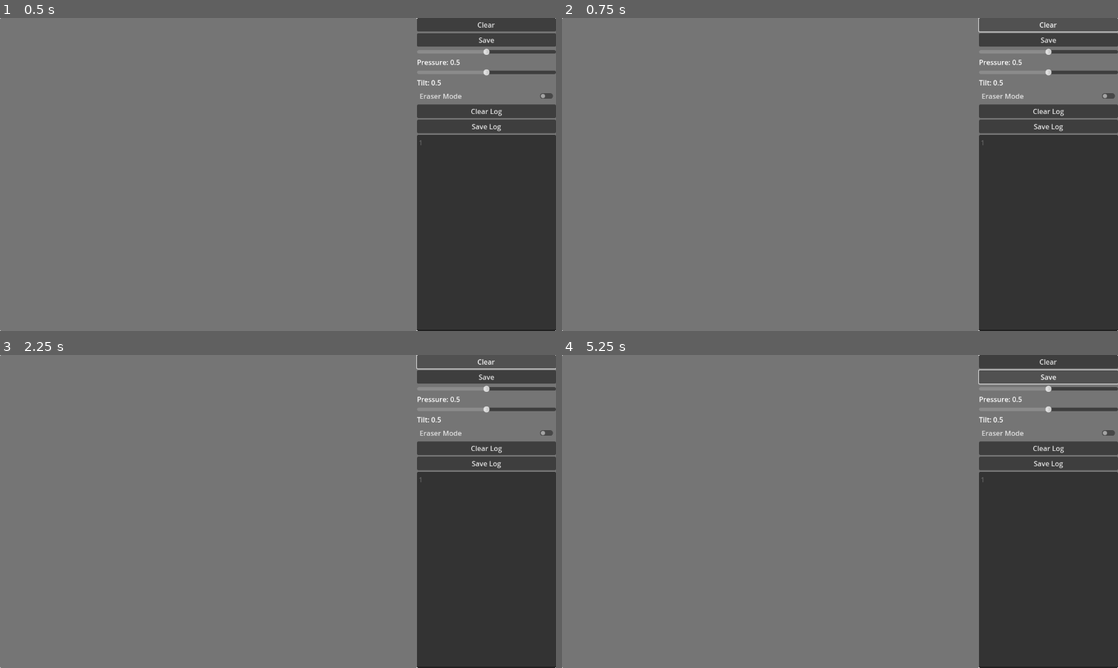
Above: before the commit, frames 1-4 (two rows, left to right).
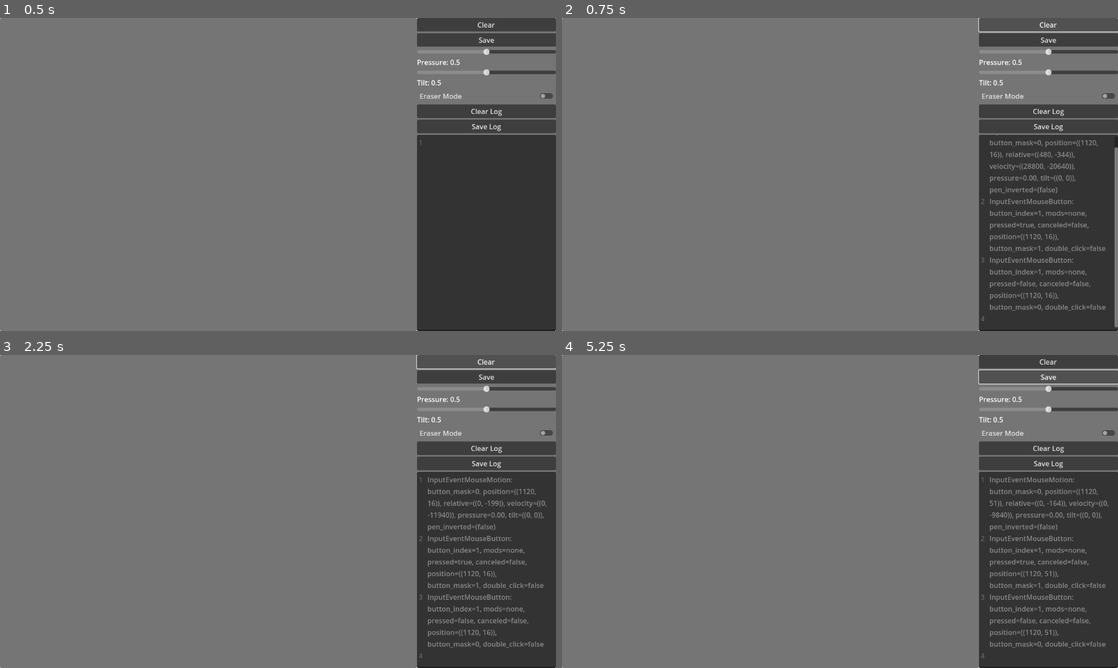
Above: after the commit, the same moments.

Repository: ipeerbhai/HumanMachine
Game: Godot game, scene res://main.tscn
Two runs of this game, one before a commit and one after it. Both use one fixed random seed, a clock stepped at 60 frames per second and the inputs below.
Inputs:
- Up to frame 1 (0.5 s): no input
- Up to frame 2 (0.75 s): click "Clear" at 0.5 s
- Up to frame 3 (2.25 s): click "Clear Log" at 1.25 s; click "Clear" at 2 s
- Up to frame 4 (5.25 s): click "Clear Log" at 2.75 s; click "Clear" at 3.5 s; click "Clear Log" at 4.25 s; click "Save" at 5 s

Frame 1 is identical in both runs. In frame 2, 2.1% of the frame differs, in the area x 75-100%, y 37-99%; in frame 3, 1.9%; in frame 4, 1.8%.

Commit message:
Unkown changes to make MPP work.

Diff:
--- a/Projects/DownWithMPP/src/main.gd
+++ b/Projects/DownWithMPP/src/main.gd
@@ -4,10 +4,12 @@
 var erasing = false
 var current_line: Line2D = null
 var lines = []
+
 var min_pressure = 0.1
 var max_pressure = 1.0
 var min_width = 1.0
 var max_width = 10.0
+
 var pressure_sensitivity = 0.5
 var tilt_sensitivity = 0.5
 var erase_mode = false
@@ -15,100 +17,50 @@
 func _ready():
 	print("Script initialized")
 
-func _gui_input(event):
-	print("Received input event: ", event)
-	if event is InputEventMouseButton or event is InputEventScreenTouch:
-		if event.pressed:
-			start_interaction(event)
-		else:
-			stop_interaction()
-	elif event is InputEventMouseMotion or event is InputEventScreenDrag:
-		continue_interaction(event)
+func _input(event):
+	if event is InputEventMouseButton:
+		if event.button_index == MOUSE_BUTTON_LEFT:
+			if event.pressed:
+				start_drawing(event.position)
+			else:
+				stop_drawing()
+	elif event is InputEventMouseMotion:
+		if drawing:
+			continue_drawing(event)
 
 	update_event_log(event)
 
-func start_interaction(event):
-	print("Starting interaction")
-	var local_position = get_local_mouse_position()
-	if (event is InputEventMouseMotion and event.pen_inverted) or (erase_mode and event is InputEventScreenTouch):
-		erasing = true
-		drawing = false
-		erase_at_position(local_position, event)
-	else:
-		erasing = false
-		drawing = true
-		start_new_line(local_position, event)
-
-func start_new_line(position, event):
-	print("Starting new line at position: ", position)
+func start_drawing(position):
+	drawing = true
 	current_line = Line2D.new()
 	current_line.default_color = Color.BLACK
-	current_line.width = calculate_line_width(get_pressure(event))
-	current_line.add_point(position)
+	current_line.width = calculate_line_width(0.5)  # Start with mid pressure
 	add_child(current_line)
 	lines.append(current_line)
+	add_point_to_line(position, 0.5, Vector2.ZERO)  # Start with mid pressure and no tilt
 
-func continue_interaction(event):
-	print("Continuing interaction")
-	var local_position = get_local_mouse_position()
-	if event is InputEventMouseMotion and event.pen_inverted:
-		erasing = true
-		drawing = false
+func stop_drawing():
+	drawing = false
+	current_line = null
 
-	if erasing or erase_mode:
-		erase_at_position(local_position, event)
-	elif drawing and current_line:
-		var width = calculate_line_width(get_pressure(event))
-		current_line.width = width
-		apply_tilt_effect(current_line, event)
-		current_line.add_point(local_position)
+func continue_drawing(event):
+	if current_line:
+		add_point_to_line(event.position, event.pressure, event.tilt)
 
-func stop_interaction():
-	print("Stopping interaction")
-	drawing = false
-	erasing = false
-	current_line = null
+func add_point_to_line(position, pressure, tilt):
+	var width = calculate_line_width(pressure)
+	current_line.add_point(position)
+	current_line.width = width
+	apply_tilt_effect(current_line, tilt)
 
 func calculate_line_width(pressure):
 	var adjusted_pressure = lerp(min_pressure, max_pressure, pressure * pressure_sensitivity)
 	return lerp(min_width, max_width, adjusted_pressure)
 
-func apply_tilt_effect(line, event):
-	var tilt = get_tilt(event)
+func apply_tilt_effect(line, tilt):
 	line.default_color = Color(1.0 - abs(tilt.x) * tilt_sensitivity,
 							   1.0 - abs(tilt.y) * tilt_sensitivity,
 							   1.0, 1.0)
-
-func erase_at_position(position, event):
-	print("Erasing at position: ", position)
-	var erase_radius = calculate_line_width(get_pressure(event))
-	for line in lines:
-		var points_to_remove = []
-		for i in range(line.get_point_count()):
-			if line.get_point_position(i).distance_to(position) < erase_radius:
-				points_to_remove.append(i)
-
-		points_to_remove.sort()
-		points_to_remove.reverse()
-
-		for i in points_to_remove:
-			if line.get_point_count() > i:
-				line.remove_point(i)
-
-		if line.get_point_count() == 0:
-			lines.erase(line)
-			line.queue_free()
-
-func get_pressure(event):
-	if event is InputEventMouseMotion:
-		return event.pressure
-	elif event is InputEventScreenDrag:
-		return event.pressure
-	elif event is InputEventMouseButton:
-		return 1.0 if event.pressed else 0.0
-	elif event is InputEventScreenTouch:
-		return 1.0 if event.pressed else 0.0
-	return 1.0  # Default pressure
 
 func get_tilt(event):
 	if event is InputEventMouseMotion:
--- a/Projects/DownWithMPP/src/project.godot
+++ b/Projects/DownWithMPP/src/project.godot
@@ -23,6 +23,7 @@
 
 [input_devices]
 
+pen_tablet/driver.windows="wintab"
 pointing/emulate_mouse_from_touch=false
 
 [rendering]
